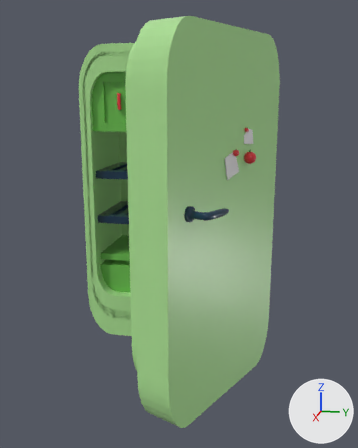
Two versions of the FBX model ST2A/Assets/05_XR/3DObjects/Refrigerator/Mesh/refrigerator.fbx, one commit apart.
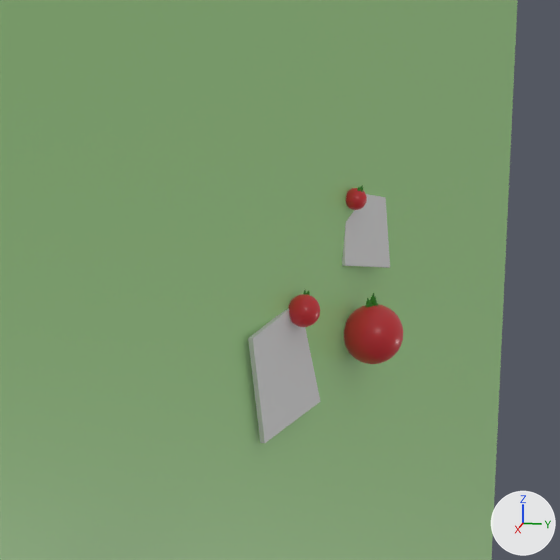
The first picture shows the older version from a 50 mm camera at (12.15, 2.5, 1.97) aimed at (2.01, 0.47, -0.56). The close-ups show both versions on the part from 49% to 80% of the width and 20% to 45% of the height of that picture; other places that the commit changed are outside them. The lights are fixed; the arrows at lower right show +X, +Y and +Z. Where no turn or scale is listed for an object, it has been applied to the vertices.

Objects in the first close-up: 'Green09', 'door', 'note01', 'note02', 'tomato01', 'tomato02', 'tomato03'.
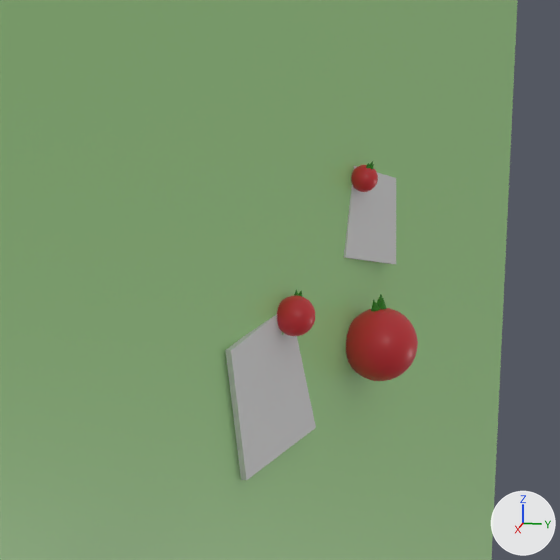
Changed parts and their boxes [x1, y1, x2, y2] in the close-ups (560 x 560 px):
'note01', moved, rescaled (24% wider, 24% taller): before [248, 309, 321, 443]; after [225, 314, 316, 480]
'tomato03', moved, rescaled (22% wider, 44% taller): before [344, 304, 403, 364]; after [346, 294, 418, 381]
'note02', moved, turned, rescaled: before [342, 194, 390, 268]; after [344, 166, 396, 264]
'tomato01', moved, rescaled (18% wider, 38% taller): before [288, 294, 320, 327]; after [277, 290, 315, 336]
'tomato02', moved, rescaled (27% wider, 39% taller): before [346, 188, 367, 210]; after [351, 161, 378, 192]
'Green08', deleted: before [370, 293, 374, 304]

Edits to the bpy script that builds the scene:
```text
Change ob_note02:
    ob_note02.location: (3.13, 1.979, 1.372) -> (3.077, 2.0, 1.414)
    ob_note02.rotation_euler: (0.0955, -0.13, -0.508) -> (0.022, -0.172, -0.438)  # degrees (5.5, -7.4, -29) -> degrees (1.3, -10, -25)
    ob_note02.scale: (0.00133, 0.00133, 0.00133) -> (0.00163, 0.00163, 0.00163)
Change ob_tomato03:
    ob_tomato03.location: (3.206, 2.001, 1.011) -> (3.17, 2.027, 0.971)
    ob_tomato03.scale: (0.00109, 0.00109, 0.00109) -> (0.00134, 0.00134, 0.00134)
Change ob_tomato02:
    ob_tomato02.location: (3.233, 1.924, 1.496) -> (3.203, 1.95, 1.568)
    ob_tomato02.scale: (0.000393, 0.000393, 0.000393) -> (0.000485, 0.000485, 0.000485)
Remove ob_green02:
    ob_green02 = bpy.data.objects.new('Green02', me_cylinder_001)
    ob_green02.location = (3.566, 1.785, 1.175)
Remove ob_green05:
    ob_green05 = bpy.data.objects.new('Green05', me_cylinder_004)
    ob_green05.location = (3.238, 1.94, 1.53)
Change ob_note01:
    ob_note01.location: (3.653, 1.748, 0.925) -> (3.721, 1.715, 0.865)
    ob_note01.scale: (0.00192, 0.00192, 0.00192) -> (0.00236, 0.00236, 0.00236)
Remove ob_green09:
    ob_green09 = bpy.data.objects.new('Green09', me_cylinder_008)
    ob_green09.location = (3.217, 2.004, 1.108)
Change ob_tomato01:
    ob_tomato01.location: (3.588, 1.78, 1.129) -> (3.641, 1.754, 1.115)
    ob_tomato01.scale: (0.000571, 0.000571, 0.000571) -> (0.000703, 0.000703, 0.000703)
Remove ob_green06:
    ob_green06 = bpy.data.objects.new('Green06', me_cylinder_005)
    ob_green06.location = (3.247, 1.944, 1.524)
Remove ob_green08:
    ob_green08 = bpy.data.objects.new('Green08', me_cylinder_007)
    ob_green08.location = (3.195, 1.992, 1.109)
```
